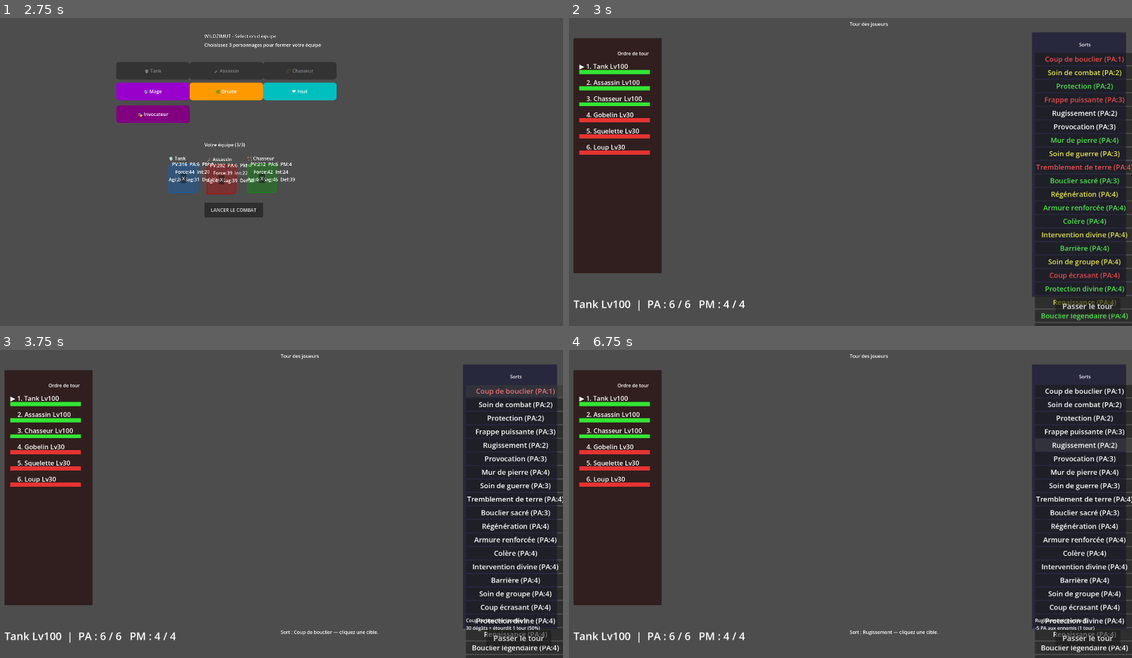
Above: before the commit, frames 1-4 (two rows, left to right).
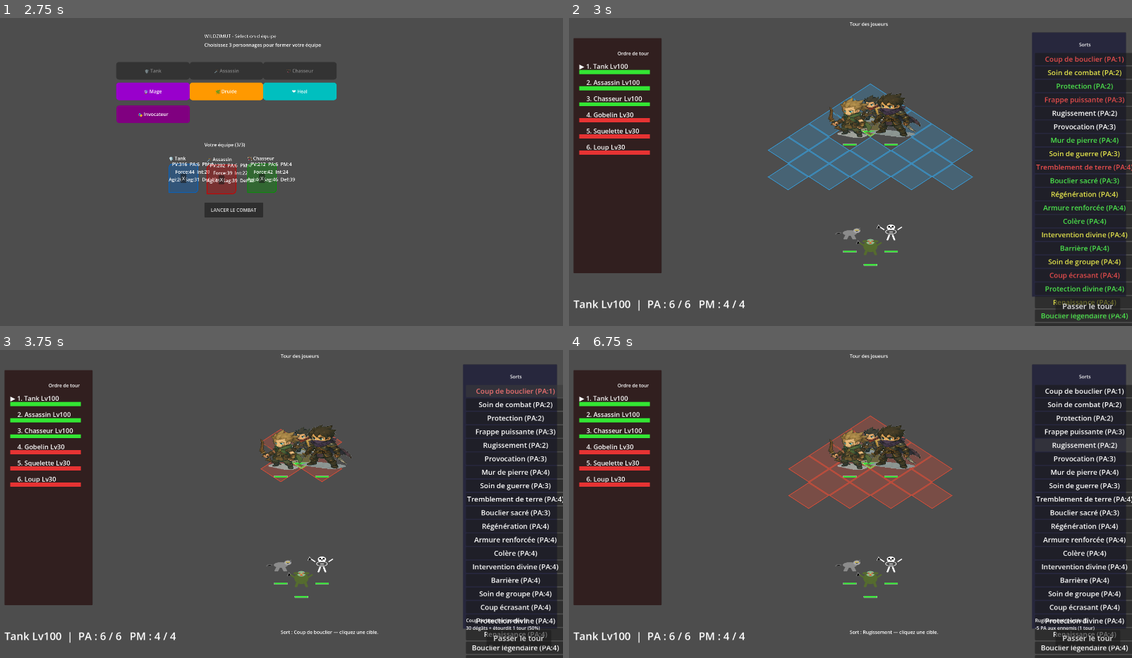
Above: after the commit, the same moments.

Repository: CharlieG42/Zimut
Game: Godot game, scene res://scenes/TeamSelection.tscn
Two runs of this game, one before a commit and one after it. Both use one fixed random seed, a clock stepped at 60 frames per second and the inputs below.
Inputs:
- Up to frame 1 (2.75 s): click "🛡️ Tank" at 0.5 s; click "🗡️ Assassin" at 1.25 s; click "🏹 Chasseur" at 2 s
- Up to frame 2 (3 s): click "LANCER LE COMBAT" at 2.75 s
- Up to frame 3 (3.75 s): click "Coup de bouclier (PA:1)" at 3.5 s
- Up to frame 4 (6.75 s): click "Soin de combat (PA:2)" at 4.25 s; click "Protection (PA:2)" at 5 s; click "Frappe puissante (PA:3)" at 5.75 s; click "Rugissement (PA:2)" at 6.5 s

Frame 1 is identical in both runs. In frame 2, 7.4% of the frame differs, in the area x 35-72%, y 21-81%; in frame 3, 2.1%; in frame 4, 5.6%.
Error before the commit: Parse Error: Function "_colors4()" not found in base self. (res://scripts/Cell.gd:81)

Commit message:
Fix: restore missing functions (_colors4, _draw_outline, _draw_entity, _draw_health_bar) for sprite-based tiles

Diff:
--- a/prototype/zimut/scripts/Cell.gd
+++ b/prototype/zimut/scripts/Cell.gd
@@ -94,5 +94,166 @@
 		_draw_outline(PackedVector2Array([Vector2(hw*0.03,hh), Vector2(hw,hh*0.03), Vector2(w-hw*0.03,hh), Vector2(hw,hh*1.97)]), HIGHLIGHT_COLOR, 3.0)
 
 	if entity:
-		_draw_entity(HALF.x, HALF.y)
+		_draw_entity(hw, hh)
 		_draw_health_bar(HALF, hw, hh)
+
+
+# ========== FONCTIONS MANQUANTES AJOUTÉES ==========
+
+## Helpers couleurs
+func _colors3(c):
+	return PackedColorArray([c, c, c])
+
+
+func _colors4(c):
+	return PackedColorArray([c, c, c, c])
+
+## Dessiner un contour
+func _draw_outline(points, color, width):
+	for i in range(points.size()):
+		draw_line(points[i], points[(i + 1) % points.size()], color, width, true)
+
+## Dessiner l'entité (version adaptée pour les sprites)
+func _draw_entity(hw, hh):
+	var center = HALF
+	var entity_type = entity.get("entity_type", "")
+	var classe = entity.get("classe", "")
+	var is_active = entity.get("is_active", false)
+	var color = GameManager.COLORS.get(classe, Color(0.5, 0.5, 0.5))
+
+	if _try_load_sprite(classe, entity_type):
+		entity_sprite.visible = true
+		if highlighted or is_active:
+			var tip = center + Vector2(0, -hh * 0.45)
+			draw_line(tip + Vector2(-hw*0.1, hh*0.11), tip, Color(1.0, 1.0, 0.3), 2.5)
+			draw_line(tip + Vector2(hw*0.1, hh*0.11), tip, Color(1.0, 1.0, 0.3), 2.5)
+	else:
+		entity_sprite.visible = false
+		_draw_entity_geometric(center, entity_type, classe, is_active, color, hw, hh)
+
+## Charger le sprite de l'entité
+func _try_load_sprite(classe, entity_type):
+	var sprite_path = ""
+	var extensions = [".png", ".svg"]
+
+	if entity_type == "Player":
+		for ext in extensions:
+			sprite_path = SPRITE_PATH_PLAYERS + classe.to_lower() + ext
+			if ResourceLoader.exists(sprite_path):
+				break
+	elif entity_type == "Enemy":
+		for ext in extensions:
+			sprite_path = SPRITE_PATH_ENEMIES + classe.to_lower() + ext
+			if ResourceLoader.exists(sprite_path):
+				break
+
+	if sprite_path != "" and ResourceLoader.exists(sprite_path):
+		var texture = load(sprite_path)
+		if texture:
+			entity_sprite.texture = texture
+			var tex_size = entity_sprite.texture.get_size()
+			var scale_f = 1.2
+			entity_sprite.scale = Vector2(scale_f, scale_f)
+			entity_sprite.position = Vector2(HALF.x, HALF.y - tex_size.y * scale_f * 0.5 + HALF.y * 0.05)
+			return true
+
+	return false
+
+## Dessiner l'entité géométriquement (si pas de sprite)
+func _draw_entity_geometric(center, entity_type, classe, is_active, color, hw, hh):
+	# Ombre portée
+	_draw_ellipse(center + Vector2(0, hh*0.14), Vector2(hw*0.35, hh*0.12), Color(0, 0, 0, 0.35))
+
+	if entity_type == "Player":
+		var num_pts = 32
+		var pts = PackedVector2Array()
+		var cols = PackedColorArray()
+		for i in range(num_pts + 1):
+			var angle = i * TAU / num_pts
+			pts.append(center + Vector2(cos(angle), sin(angle)) * hw * 0.5)
+			cols.append(color)
+		draw_polygon(pts, cols)
+		var border_color = Color.YELLOW if is_active else Color.WHITE
+		var border_w = 3.0 if is_active else 2.0
+		for i in range(num_pts):
+			draw_line(pts[i], pts[i + 1], border_color, border_w, true)
+		if highlighted or is_active:
+			var tip = center + Vector2(0, -hh * 0.55)
+			draw_line(tip + Vector2(-hw*0.14, hh*0.14), tip, Color(1.0, 1.0, 0.3), 3.0)
+			draw_line(tip + Vector2(hw*0.14, hh*0.14), tip, Color(1.0, 1.0, 0.3), 3.0)
+	else:
+		# Triangle pour les ennemis
+		var tri = PackedVector2Array([
+			center + Vector2(-hw*0.38, -hh*0.28),
+			center + Vector2(hw*0.38, -hh*0.28),
+			center + Vector2(0, hh*0.42),
+		])
+		draw_polygon(tri, PackedColorArray([color, color, color]))
+		for i in range(tri.size()):
+			draw_line(tri[i], tri[(i + 1) % tri.size()], Color.RED, 2.0, true)
+
+## Dessiner la barre de vie
+func _draw_health_bar(center, hw, hh):
+	var max_pv = float(entity.get("max_pv", entity.get("current_pv", 1)))
+	var cur_pv = float(entity.get("current_pv", 0))
+	if max_pv <= 0:
+		return
+	var ratio = clampf(cur_pv / max_pv, 0.0, 1.0)
+	var bar_w = hw * 0.65
+	var bar_h = hh * 0.12
+	var bar_pos = center + Vector2(-bar_w * 0.5, hh * 0.52)
+
+	draw_rect(Rect2(bar_pos, Vector2(bar_w, bar_h)), Color(0, 0, 0, 0.7), true)
+	var fill_color = Color(0.2, 0.9, 0.2)
+	if ratio < 0.5:
+		fill_color = Color(0.95, 0.75, 0.1)
+	if ratio < 0.25:
+		fill_color = Color(0.95, 0.15, 0.1)
+	draw_rect(Rect2(bar_pos, Vector2(bar_w * ratio, bar_h)), fill_color, true)
+	draw_rect(Rect2(bar_pos, Vector2(bar_w, bar_h)), Color(1, 1, 1, 0.35), false)
+
+## Dessiner une ellipse
+func _draw_ellipse(center, radius, color, steps = 20):
+	var pts = PackedVector2Array()
+	var cols = PackedColorArray()
+	for i in range(steps):
+		var a = TAU * float(i) / float(steps)
+		pts.append(center + Vector2(cos(a) * radius.x, sin(a) * radius.y))
+		cols.append(color)
+	draw_polygon(pts, cols)
+
+# ========== FIN DES FONCTIONS MANQUANTES ==========
+
+func update_appearance():
+	queue_redraw()
+	if entity != null:
+		var entity_type = entity.get("entity_type", "")
+		var classe = entity.get("classe", "")
+		_try_load_sprite(classe, entity_type)
+		entity_sprite.visible = _try_load_sprite(classe, entity_type)
+	else:
+		entity_sprite.visible = false
+
+func set_in_move_range(value):
+	if in_move_range != value:
+		in_move_range = value
+		queue_redraw()
+
+func set_in_spell_range(value):
+	if in_spell_range != value:
+		in_spell_range = value
+		queue_redraw()
+
+# Détection de clic
+func _input(event):
+	if event is InputEventMouseButton and event.pressed and event.button_index == MOUSE_BUTTON_LEFT:
+		var local_pos = to_local(get_global_mouse_position())
+		if _is_point_in_diamond(local_pos):
+			emit_signal("cell_clicked", grid_position.x, grid_position.y)
+
+func _is_point_in_diamond(point):
+	var cx = HALF.x
+	var cy = HALF.y
+	var hw = HALF.x
+	var hh = HALF.y
+	return (absf(point.x - cx) / hw) + (absf(point.y - cy) / hh) <= 1.0
